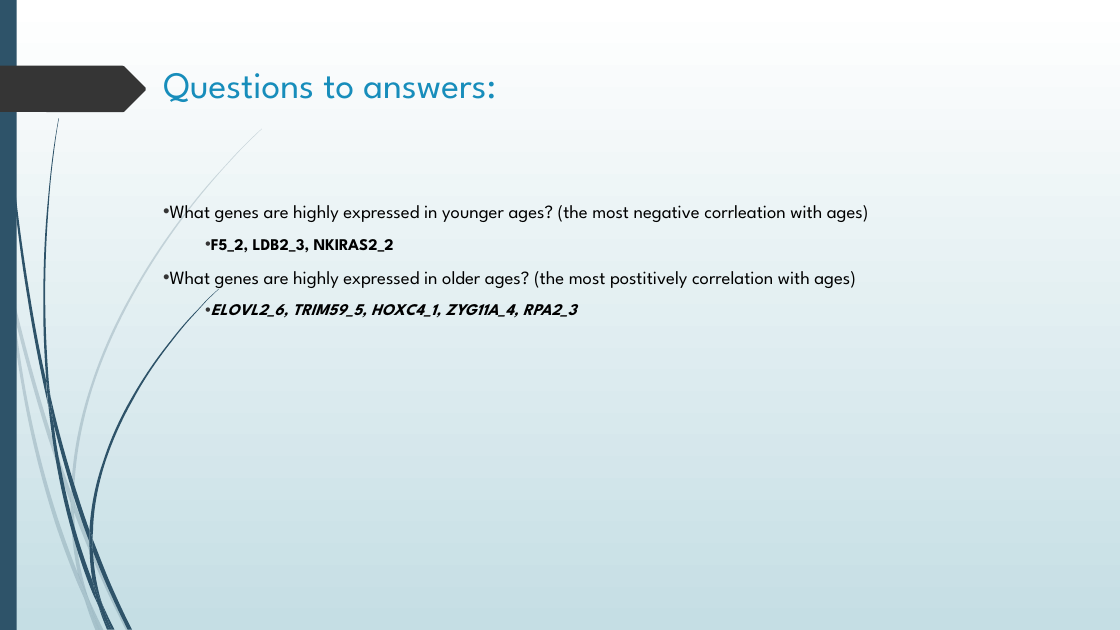
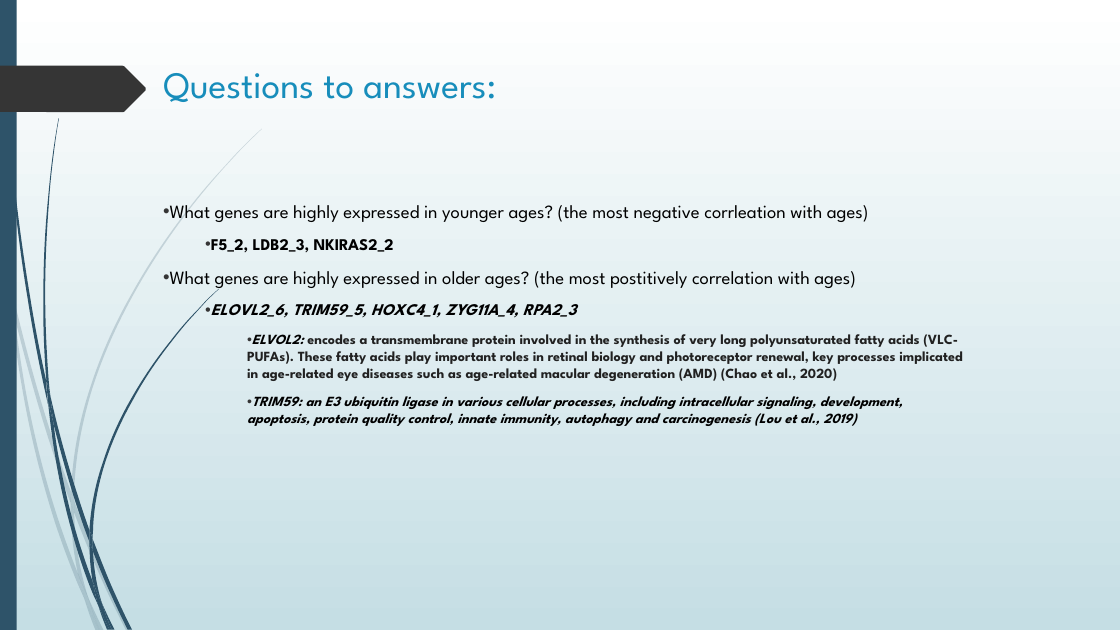
Before and after one commit to phanlinh94/age-prediction-model, a slide deck: slide 11 of Age Prediction based on Multi-omics Data.pptx. Drawn at 1120x630 pixels with LibreOffice and Linux fonts; fonts in the diff are those of the drawing. Boxes give left, top, right and bottom in pixels: in the first picture for what was removed or moved away, otherwise in the second. Text is boxed around its words. In the diff, an @@ line names an element or a change of style, - is before the commit and + after.

Commit message:
Update on Slides

```diff
--- a/Age Prediction based on Multi-omics Data.pptx
+++ b/Age Prediction based on Multi-omics Data.pptx
@@ text at (247, 334, 963, 426): paragraphs added @@
+    • ELVOL2: encodes a transmembrane protein involved in the synthesis of very long polyunsaturated fatty acids (VLC-PUFAs). These fatty acids play important roles in retinal biology and photoreceptor renewal, key processes implicated in age-related eye diseases such as age-related macular degeneration (AMD) (Chao et al., 2020)
+    • TRIM59: an E3 ubiquitin ligase in various cellular processes, including intracellular signaling, development, apoptosis, protein quality control, innate immunity, autophagy and carcinogenesis (Lou et al., 2019)
```
Also in this commit, not shown: 1 slide added.
